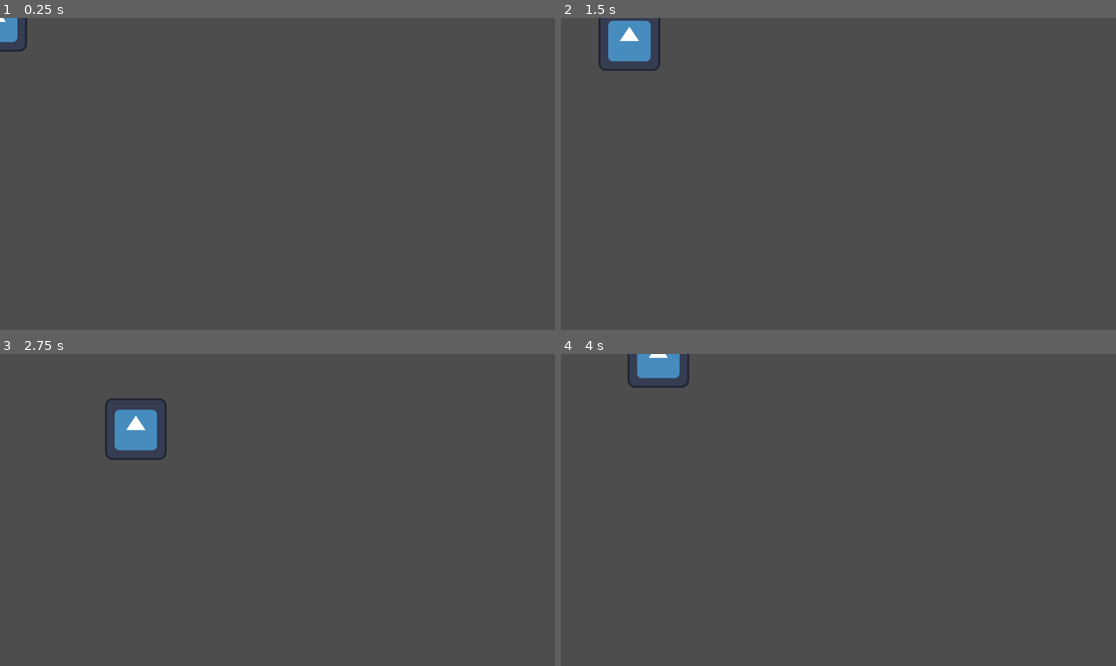
Above: before the commit, frames 1-4 (two rows, left to right).
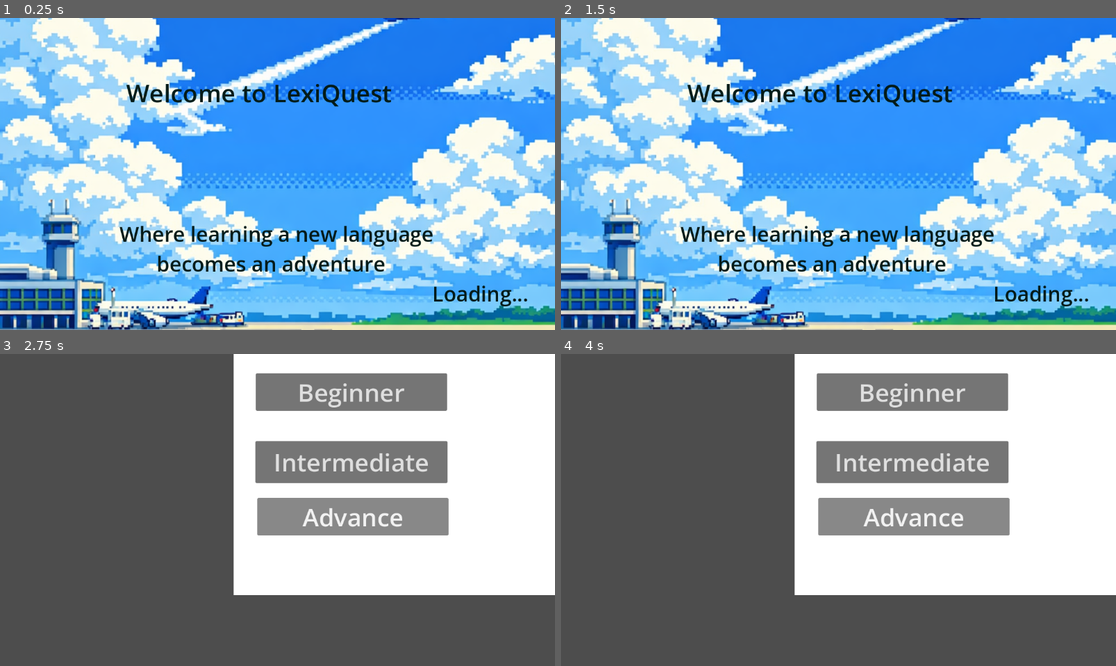
Above: after the commit, the same moments.

Repository: Katie4104/LexiQuest
Game: Godot game, scene res://splash_screen.tscn
The game is run twice, just before and just after one commit, with the same random seed, the same clock (stepped at 60 frames per second) and the same inputs. Before the commit the project starts from res://main.tscn. The engine's default icon, where the game draws it, is replaced by a stand-in: a white triangle on a blue panel in a dark square.
Inputs:
- Up to frame 1 (0.25 s): no input
- Up to frame 2 (1.5 s): tap Enter at 0.5 s; hold Right (ui_right) 0.53-1.28 s; hold Down (ui_down) from 1.28 s (still down)
- Up to frame 3 (2.75 s): release Down (ui_down) at 2.03 s; hold Right (ui_right) from 2.03 s (still down)
- Up to frame 4 (4 s): release Right (ui_right) at 2.78 s; hold Up (ui_up) 2.78-3.53 s; hold Left (ui_left) from 3.53 s (still down)

The runs differ from the first frame. In frame 1, 100% of the frame differs, in the area x 0-100%, y 0-100%; in frame 2, 100%; in frame 3, 46%; in frame 4, 46%.

Commit message:
added splash screen assets

Diff:
--- a/level.tscn
+++ b/level.tscn
@@ -1,7 +1,7 @@
-[gd_scene format=3 uid="uid://c3ye88403jpb6"]
+[gd_scene load_steps=9 format=3 uid="uid://c3ye88403jpb6"]
 
 [ext_resource type="PackedScene" uid="uid://c0avh7g6jrgi0" path="res://Player.tscn" id="1_u52ul"]
-[ext_resource type="Texture2D" uid="uid://od101i3eh4ch" path="res://icon.svg" id="2_vonw3"]
+[ext_resource type="Texture2D" uid="uid://cl0mn5m8qubg" path="res://assets/New Piskel.png" id="2_vonw3"]
 
 [sub_resource type="RectangleShape2D" id="RectangleShape2D_u52ul"]
 
@@ -14,34 +14,34 @@
 [sub_resource type="RectangleShape2D" id="RectangleShape2D_f2txt"]
 
 [sub_resource type="RectangleShape2D" id="RectangleShape2D_1ainy"]
-size = Vector2(156, 133)
+size = Vector2(21, 66.625)
 
-[node name="Level(mainWorld)" type="Node2D" unique_id=507859930]
+[node name="Level(mainWorld)" type="Node2D"]
 
-[node name="Player" parent="." unique_id=543880529 instance=ExtResource("1_u52ul")]
+[node name="Player" parent="." instance=ExtResource("1_u52ul")]
 
-[node name="Floor" type="StaticBody2D" parent="." unique_id=1860559653]
+[node name="Floor" type="StaticBody2D" parent="."]
 
-[node name="FloorSprite" type="Sprite2D" parent="Floor" unique_id=31294052]
+[node name="FloorSprite" type="Sprite2D" parent="Floor"]
 
-[node name="CollisionShape2D" type="CollisionShape2D" parent="Floor" unique_id=1585401526]
+[node name="CollisionShape2D" type="CollisionShape2D" parent="Floor"]
 shape = SubResource("RectangleShape2D_u52ul")
 
-[node name="Walls" type="StaticBody2D" parent="." unique_id=1266820324]
+[node name="Walls" type="StaticBody2D" parent="."]
 
-[node name="WallTop" type="CollisionShape2D" parent="Walls" unique_id=1958306163]
+[node name="WallTop" type="CollisionShape2D" parent="Walls"]
 shape = SubResource("RectangleShape2D_vonw3")
 
-[node name="WallBottom" type="CollisionShape2D" parent="Walls" unique_id=1919118342]
+[node name="WallBottom" type="CollisionShape2D" parent="Walls"]
 shape = SubResource("RectangleShape2D_oi3di")
 
-[node name="WallLeft" type="CollisionShape2D" parent="Walls" unique_id=545521111]
+[node name="WallLeft" type="CollisionShape2D" parent="Walls"]
 shape = SubResource("RectangleShape2D_0b4ue")
 
-[node name="WallRight" type="CollisionShape2D" parent="Walls" unique_id=1902173643]
+[node name="WallRight" type="CollisionShape2D" parent="Walls"]
 shape = SubResource("RectangleShape2D_f2txt")
 
-[node name="Background" type="ColorRect" parent="." unique_id=799585781]
+[node name="Background" type="ColorRect" parent="."]
 z_index = -1
 anchors_preset = 15
 anchor_right = 1.0
@@ -49,14 +49,20 @@
 grow_horizontal = 2
 grow_vertical = 2
 
-[node name="InteractiveObjects" type="Node2D" parent="." unique_id=1925247866]
+[node name="InteractiveObjects" type="Node2D" parent="."]
 
-[node name="Tree" type="StaticBody2D" parent="InteractiveObjects" unique_id=2061556106]
+[node name="Tree" type="StaticBody2D" parent="InteractiveObjects"]
+position = Vector2(-6, 116)
 
-[node name="CollisionShape2D" type="CollisionShape2D" parent="InteractiveObjects/Tree" unique_id=574348287]
-position = Vector2(5, -1.5)
+[node name="CollisionShape2D" type="CollisionShape2D" parent="InteractiveObjects/Tree"]
+position = Vector2(8, -112)
 shape = SubResource("RectangleShape2D_1ainy")
 
-[node name="Sprite2D" type="Sprite2D" parent="InteractiveObjects/Tree" unique_id=1579101551]
-position = Vector2(-263, 124)
+[node name="Sprite2D" type="Sprite2D" parent="InteractiveObjects/Tree"]
+position = Vector2(9, -111.99999)
+scale = Vector2(4.1875, 4.3750005)
+
+[node name="NewPiskel" type="Sprite2D" parent="."]
+position = Vector2(-26.5, 18.5)
+scale = Vector2(-0.0625, 6.0625)
 texture = ExtResource("2_vonw3")
--- a/project.godot
+++ b/project.godot
@@ -15,6 +15,6 @@
 [application]
 
 config/name="LexiQuest"
-run/main_scene="uid://yw28g16pqwmf"
-config/features=PackedStringArray("4.6", "Forward Plus")
+run/main_scene="uid://dn300yun1kxte"
+config/features=PackedStringArray("4.5", "Forward Plus")
 config/icon="res://icon.svg"
--- a/splash_screen.tscn
+++ b/splash_screen.tscn
@@ -1,4 +1,6 @@
-[gd_scene format=3 uid="uid://dn300yun1kxte"]
+[gd_scene load_steps=4 format=3 uid="uid://dn300yun1kxte"]
+
+[ext_resource type="Texture2D" uid="uid://budi601cp18rl" path="res://splashBackground (2).png" id="1_ty3ja"]
 
 [sub_resource type="GDScript" id="GDScript_c8184"]
 script/source = "extends Control
@@ -9,7 +11,9 @@
 
 "
 
-[node name="SplashScreen" type="Control" unique_id=1945703312]
+[sub_resource type="SpriteFrames" id="SpriteFrames_ty3ja"]
+
+[node name="SplashScreen" type="Control"]
 layout_mode = 3
 anchors_preset = 15
 anchor_right = 1.0
@@ -18,46 +22,56 @@
 grow_vertical = 2
 script = SubResource("GDScript_c8184")
 
-[node name="Background" type="ColorRect" parent="." unique_id=1273418867]
-layout_mode = 0
-offset_right = 1149.0
-offset_bottom = 639.0
-color = Color(0.07642328, 0.8203584, 0.45173275, 1)
+[node name="TextureRect" type="TextureRect" parent="."]
+layout_mode = 1
+anchors_preset = 15
+anchor_right = 1.0
+anchor_bottom = 1.0
+grow_horizontal = 2
+grow_vertical = 2
+texture = ExtResource("1_ty3ja")
+expand_mode = 1
+stretch_mode = 6
 
-[node name="WelcomeLabel" type="Label" parent="Background" unique_id=231043872]
+[node name="Timer" type="Timer" parent="."]
+wait_time = 2.5
+one_shot = true
+autostart = true
+
+[node name="VBoxContainer" type="VBoxContainer" parent="."]
 layout_mode = 1
-anchors_preset = 10
-anchor_right = 1.0
-offset_left = 6.0
-offset_top = 4.0
-offset_right = -10.0
-offset_bottom = 293.0
+anchors_preset = 8
+anchor_left = 0.5
+anchor_top = 0.5
+anchor_right = 0.5
+anchor_bottom = 0.5
+offset_left = -548.0
+offset_top = -252.0
+offset_right = 571.0
+offset_bottom = 327.0
 grow_horizontal = 2
+grow_vertical = 2
+theme_override_constants/separation = 10
+alignment = 1
+
+[node name="WelcomeLabel" type="Label" parent="VBoxContainer"]
+layout_mode = 2
+theme_override_colors/font_color = Color(0.015686275, 0.105882354, 0.09411765, 1)
 theme_override_font_sizes/font_size = 51
-text = "
-
-                     Welcome to LexiQuest
+text = "                  Welcome to LexiQuest
 
 
 "
 
-[node name="WelcomeLabel2" type="Label" parent="Background" unique_id=1950754018]
-layout_mode = 1
-anchors_preset = 12
-anchor_top = 1.0
-anchor_right = 1.0
-anchor_bottom = 1.0
-offset_top = -263.0
-grow_horizontal = 2
-grow_vertical = 0
+[node name="WelcomeLabel2" type="Label" parent="VBoxContainer"]
+layout_mode = 2
+theme_override_colors/font_color = Color(0.015988704, 0.10435907, 0.09598314, 1)
 theme_override_font_sizes/font_size = 43
-text = "Where learning a new language
+text = "                    Where learning a new language
+                           becomes an adventure
+                                                                               Loading..."
 
-                                               becomes an adventure........."
-
-[node name="Timer" type="Timer" parent="." unique_id=1793437895]
-wait_time = 2.5
-one_shot = true
-autostart = true
+[node name="walker" type="AnimatedSprite2D" parent="."]
+sprite_frames = SubResource("SpriteFrames_ty3ja")
 
 [connection signal="timeout" from="Timer" to="." method="_on_timer_timeout"]
Binary file added: assets/New Piskel.png
Not shown, added: assets/New Piskel.png.import
Binary file added: splashBackground (2).png
Not shown, added: splashBackground (2).png.import
Binary file added: walker_splash.png
Not shown, added: walker_splash.png.import
